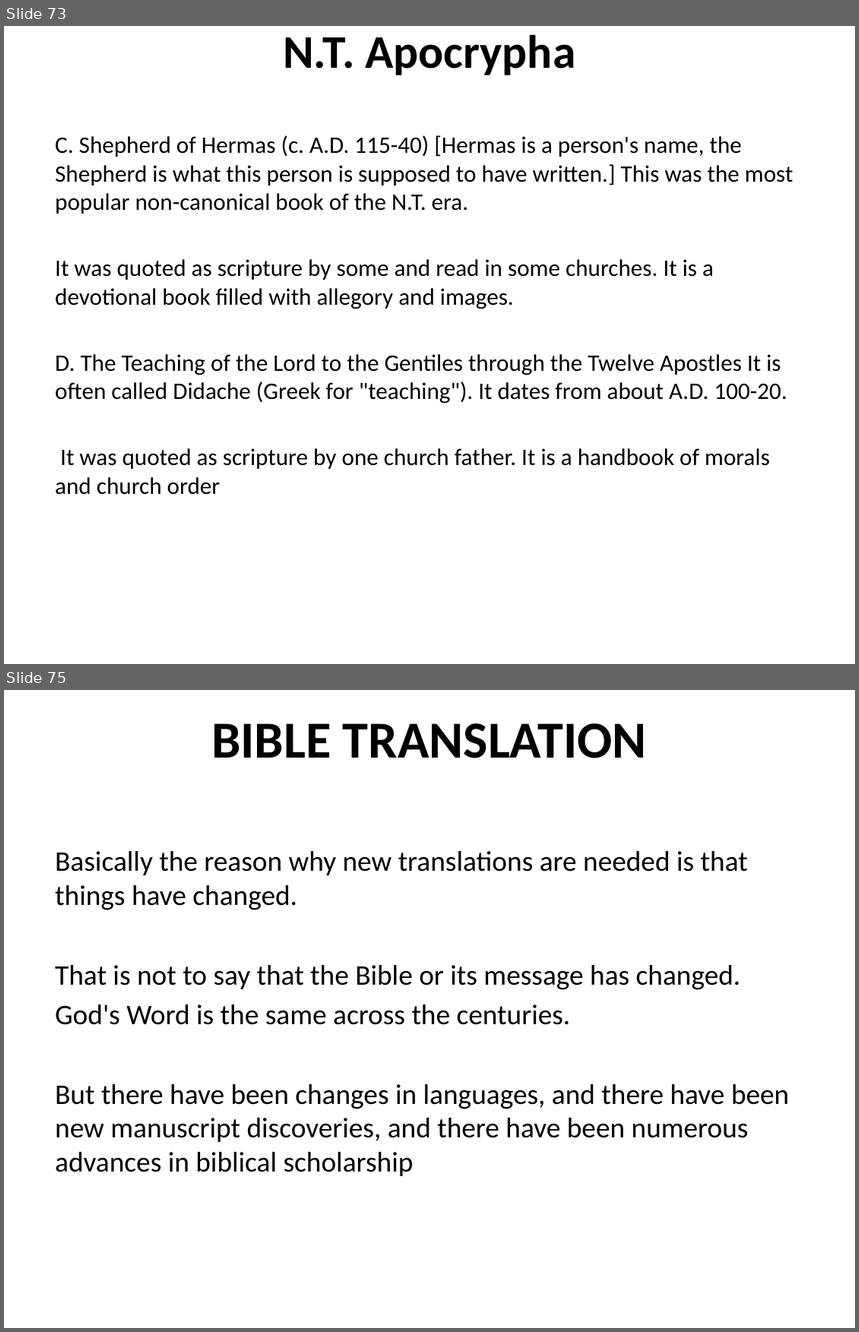
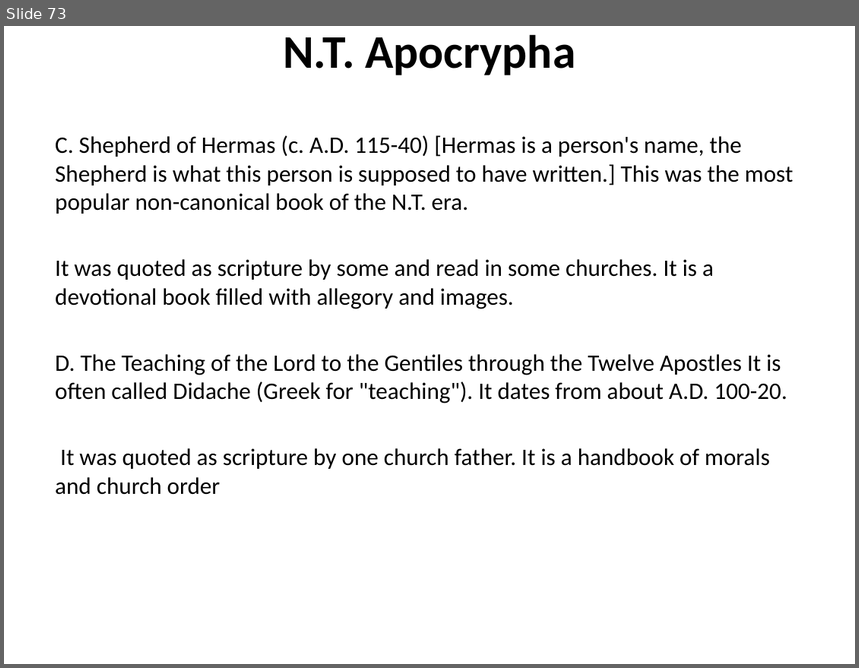
Before and after one commit to mutanganajoseph/Documents, a slide deck: auca/sem-1/intro-to-Bible-study/1 intro to Bible study Notes.pptx. Shown one above the other, each under a label of ours: slides 73 and 75 before the commit, slide 73 after it; the slides between them are not shown. The pictures are 859x1332 and 859x668 pixels, drawn with LibreOffice and Linux fonts; fonts in the diff are those of the drawing. Boxes give left, top, right and bottom in pixels: in the first picture for what was removed or moved away, otherwise in the second. Text is boxed around its words. In the diff, an @@ line names an element or a change of style, - is before the commit and + after.

```diff
--- a/auca/sem-1/intro-to-Bible-study/1 intro to Bible study Notes.pptx
+++ b/auca/sem-1/intro-to-Bible-study/1 intro to Bible study Notes.pptx
@@ slide 75 removed at box(4, 690, 855, 1328), background #FFFFFF @@
@@ title removed at box(211, 723, 647, 758) @@
-BIBLE TRANSLATION
@@ text removed at box(55, 851, 789, 1176) @@
-Basically the reason why new translations are needed is that things have changed.
-That is not to say that the Bible or its message has changed.
-God's Word is the same across the centuries.
-But there have been changes in languages, and there have been new manuscript discoveries, and there have been numerous advances in biblical scholarship
```
Also in this commit, not shown: 1 slide changed, 1 other file.
